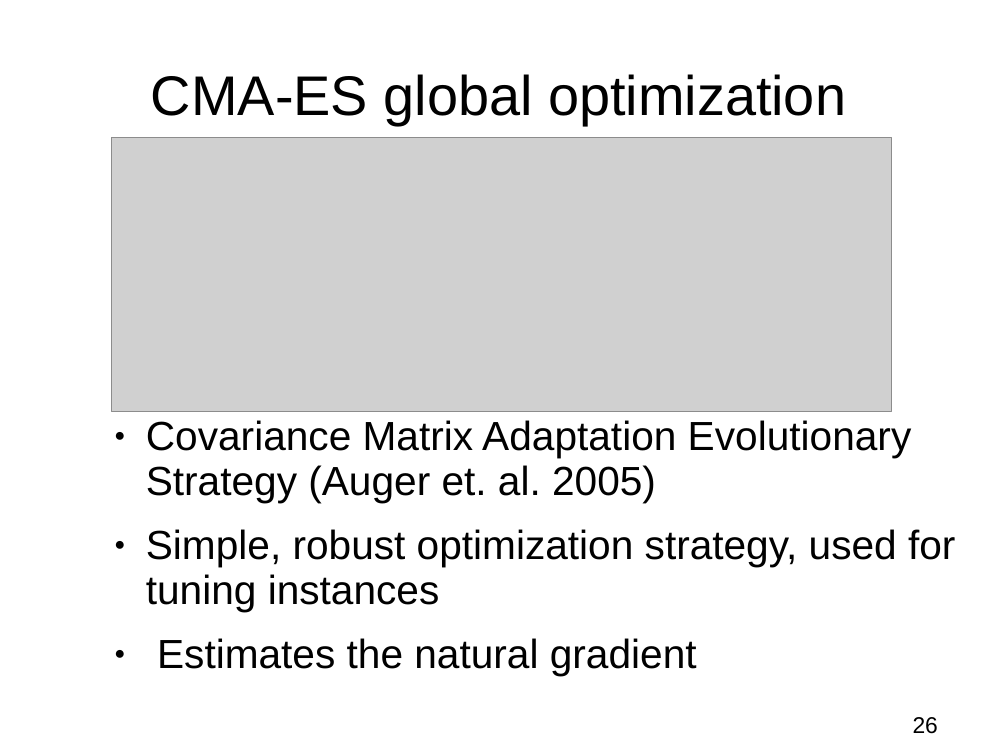
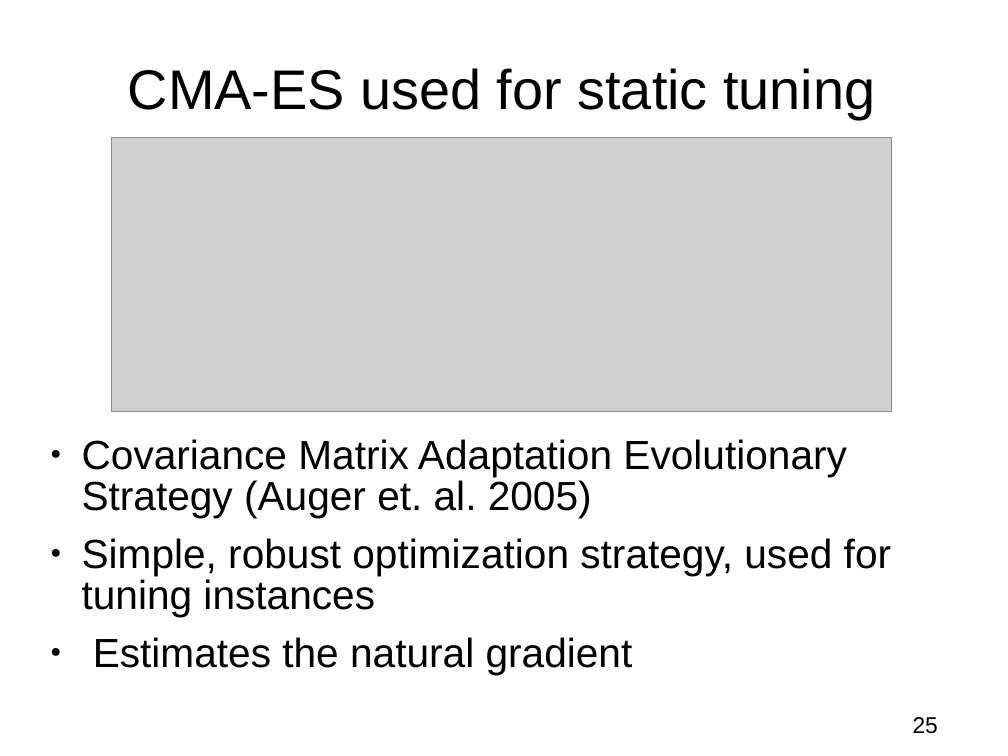
Before and after one commit to nojhan/descarwin, a slide deck: slide 25 of papers/icaps2011/icaps.ppt (slide 26 before the commit). Drawn at 1008x756 pixels with LibreOffice and Linux fonts; fonts in the diff are those of the drawing; grey boxes stand for pictures; background and template pictures are left out. Boxes give left, top, right and bottom in pixels: in the first picture for what was removed or moved away, otherwise in the second. Text is boxed around its words. In the diff, an @@ line names an element or a change of style, - is before the commit and + after.

```diff
--- a/papers/icaps2011/icaps.ppt
+++ b/papers/icaps2011/icaps.ppt
@@ title at [128, 68, 875, 119]: text changed @@
-CMA-ES global optimization
+CMA-ES used for static tuning
@@ text "Covariance Matrix Adaptation Evolutionary Strategy ...": place and size @@
-text "Covariance Matrix Adaptation Evolutionary Strategy ..." at [146, 420, 955, 675]
+text "Covariance Matrix Adaptation Evolutionary Strategy ..." at [82, 439, 891, 675]
@@ text "Covariance Matrix Adaptation Evolutionary Strategy ..." at [82, 439, 891, 675]: indent changed; line spacing 0.93 to 0.83 @@
@@ page number at [913, 717, 938, 734]: text changed @@
-26
+25
```
Also in this commit, not shown: 24 other slides changed, 4 slides added, 5 slides removed, 2 other files.
